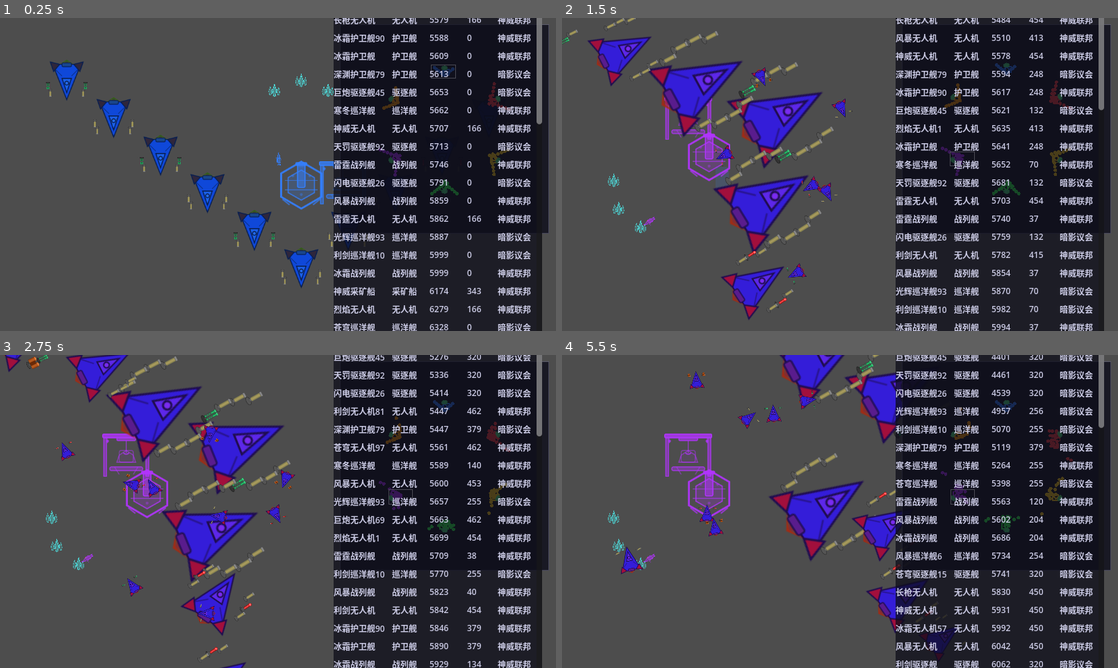
Above: before the commit, frames 1-4 (two rows, left to right).
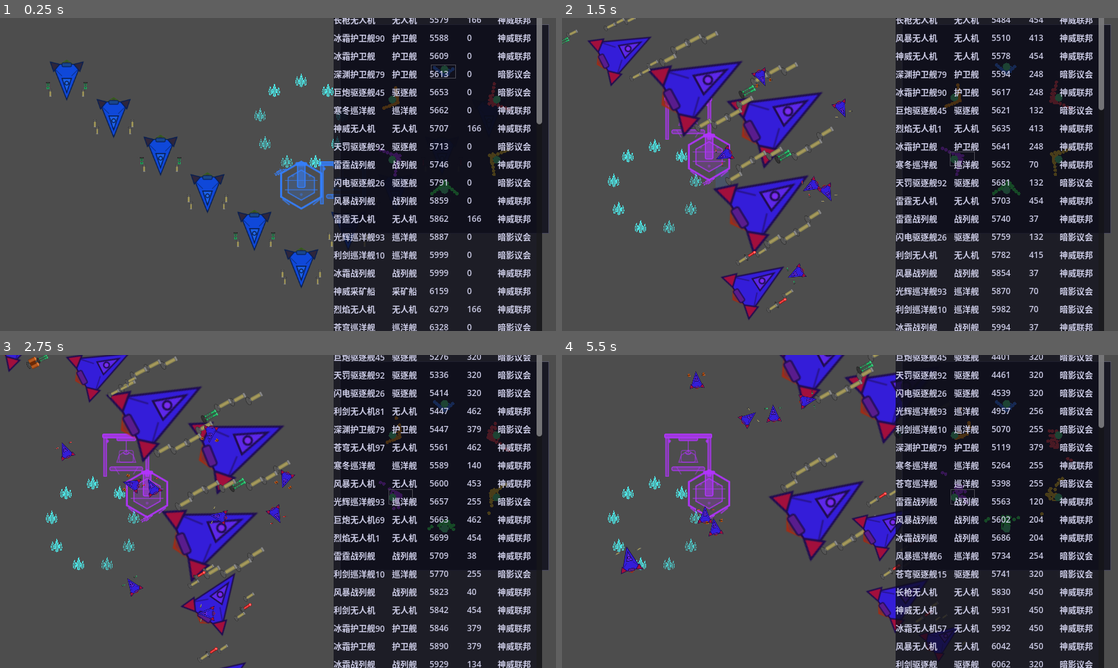
Above: after the commit, the same moments.

Repository: ZhanXuzhao/SpaceRTS
Game: Godot game, scene res://scenes/main.tscn
Same seed, same stepped clock (60 frames per second), same inputs: the game is played once before the commit and once after it.
Inputs (mouse positions are in pixels of both pictures, inside the frame that each line leads up to):
- Up to frame 1 (0.25 s): no input
- Up to frame 2 (1.5 s): tap Enter at 0.5 s; move the mouse to (962, 158) at 0.52 s; hold W 0.53-1.25 s; tap Z at 0.6 s; click (962, 158) at 0.67 s; drag from (728, 190) to (689, 121) at 1.27 s
- Up to frame 3 (2.75 s): move the mouse to (333, 442) at 2.02 s; hold W from 2.03 s (still down); tap C at 2.1 s
- Up to frame 4 (5.5 s): release W at 2.75 s; drag from (812, 574) to (689, 458) at 2.77 s; move the mouse to (1006, 558) at 3.52 s; hold A 3.53-4.25 s; tap B at 3.6 s; drag from (673, 464) to (612, 517) at 4.27 s; move the mouse to (867, 511) at 5.02 s; hold A from 5.03 s (still down); tap Q at 5.1 s; click (867, 511) at 5.17 s

The runs differ from the first frame. In frame 1, 0.5% of the frame differs, in the area x 45-90%, y 16-89%; in frame 2, 0.5%; in frame 3, 0.5%; in frame 4, 0.6%, in the area x 8-90%, y 15-69%.

Commit message:
矿船右键采矿+空闲自动采矿；造舰入队即扣矿；建筑销毁退还队列矿物；经济数值调整

Diff:
--- a/game_config.gd
+++ b/game_config.gd
@@ -122,10 +122,11 @@
 }
 
 # ===== 矿物 & 经济 =====
-const MINERAL_FIELD_AMOUNT := 5000        # 每片矿的总储量
+const MINERAL_FIELD_AMOUNT := 15000       # 每片矿的总储量
+const MINERAL_FIELD_COUNT := 15           # 每阵营初始矿物场数量
 const MINERAL_FIELD_RADIUS := 60.0        # 矿场视觉/碰撞半径
 const MINER_CARGO_CAPACITY := 100         # 采矿船单次采集量
-const MINER_MINE_RATE := 20.0             # 每秒采集速度
+const MINER_MINE_RATE := 10.0             # 每秒采集速度
 const MINER_DEPOSIT_RANGE := 150.0        # 回矿场卸货距离
 const MINER_SCAN_RANGE := 2000.0          # 采矿船搜索矿物半径
 const MINER_SPEED := 350.0                # 采矿船速度
@@ -153,7 +154,7 @@
 const SHIPYARD_COST_DESTROYER := 200
 const SHIPYARD_COST_CRUISER := 400
 const SHIPYARD_COST_BATTLESHIP := 800
-const SHIPYARD_COST_MINER := 30
+const SHIPYARD_COST_MINER := 100
 ## 船坞造舰时间（秒）
 const SHIPYARD_TIME_DRONE := 3.0
 const SHIPYARD_TIME_FRIGATE := 5.0
@@ -168,6 +169,9 @@
 const DEPLOY_DURATION := 10.0          # 部署时间（秒）
 const DEPLOY_RANGE := 1000.0            # 部署施法范围（px）
 
+# ===== 初始经济 =====
+const INITIAL_MINERALS := 9000.0          # 每阵营初始矿物数量
+
 # ===== 阵营配置 =====
 ## 二维数组：[[随机船, 护卫舰, 驱逐舰, 巡洋舰, 战列舰], ...]
 ## a.length = 阵营数量，a[0] = 玩家阵营，其余为AI阵营
--- a/scripts/building.gd
+++ b/scripts/building.gd
@@ -196,21 +196,18 @@
 			_finish_production()
 
 
-## 船坞：加入生产队列
+## 船坞：加入生产队列（立即扣除矿物）
 func enqueue_ship(ship_type, cost: int, build_time: float) -> bool:
 	if building_type != BuildingType.SHIPYARD:
 		return false
 
-	# 检查当前队列和总矿物
-	var total_cost = cost
-	for entry in _production_queue:
-		total_cost += entry.cost
-
+	# 立即扣除矿物
 	var main_node = get_parent()
-	if main_node and main_node.has_method("get_team_minerals"):
-		var available = main_node.get_team_minerals(team)
-		if available < total_cost:
+	if main_node and main_node.has_method("spend_team_minerals"):
+		if not main_node.spend_team_minerals(team, cost):
 			return false
+	else:
+		return false
 
 	_production_queue.append({
 		"type": ship_type,
@@ -230,12 +227,6 @@
 		return
 
 	var entry = _production_queue[0]
-	# 扣除矿物
-	var main_node = get_parent()
-	if main_node and main_node.has_method("spend_team_minerals"):
-		if not main_node.spend_team_minerals(team, entry.cost):
-			return
-
 	_is_producing = true
 	_production_timer = entry.time
 
@@ -280,6 +271,20 @@
 	return actual
 
 
+## 建筑被摧毁时退还队列中所有已扣除的矿物
+func _refund_queue() -> void:
+	if _production_queue.size() == 0:
+		return
+	var total = 0
+	for entry in _production_queue:
+		total += entry.cost
+	var main_node = get_parent()
+	if main_node and main_node.has_method("add_team_minerals"):
+		main_node.add_team_minerals(team, total)
+	_production_queue.clear()
+	_is_producing = false
+
+
 func take_damage(amount: float, source: Node = null) -> void:
 	# 护盾优先吸收伤害
 	if shield > 0.0:
@@ -294,4 +299,5 @@
 	queue_redraw()
 
 	if hull <= 0.0:
+		_refund_queue()
 		queue_free()
--- a/scripts/input_handler.gd
+++ b/scripts/input_handler.gd
@@ -311,6 +311,23 @@
 	for u in main.selected_units:
 		if not is_instance_valid(u) or u.hull <= 0 or u.team != main.player_team_name:
 			return
+
+	# 矿船右键矿物 → 指定采矿目标
+	var has_miner = false
+	for u in main.selected_units:
+		if u._is_miner:
+			has_miner = true
+			break
+	if has_miner:
+		for field in main.mineral_fields:
+			if not is_instance_valid(field):
+				continue
+			if field.global_position.distance_to(world_pos) < 60.0:
+				for u in main.selected_units:
+					if is_instance_valid(u) and u._is_miner:
+						u.mine_field(field)
+				return
+
 	var enemy = main._selection_system.find_enemy_at_world(
 		world_pos, main.units, main.buildings, main.player_team_name
 	)
--- a/scripts/main.gd
+++ b/scripts/main.gd
@@ -339,6 +339,11 @@
 	return true
 
 
+## 为某阵营增加矿物（用于退还等）
+func add_team_minerals(team_name: String, amount: float) -> void:
+	team_minerals[team_name] = team_minerals.get(team_name, 0.0) + amount
+
+
 func spawn_deploy_building(team_name: String, building_type: int, position: Vector2) -> void:
 	_spawn_system.spawn_deploy_building(team_name, building_type, position)
 
--- a/scripts/spawn_system.gd
+++ b/scripts/spawn_system.gd
@@ -78,7 +78,7 @@
 
 	# 初始化各阵营矿物储量
 	for tname in main.faction_team_names:
-		main.team_minerals[tname] = 3000.0
+		main.team_minerals[tname] = GameConfig.INITIAL_MINERALS
 
 	# 镜头对准玩家舰队
 	_camera_to_player_fleet()
@@ -167,7 +167,7 @@
 	if main.mineral_field_scene == null:
 		return
 
-	for j in range(3):
+	for j in range(GameConfig.MINERAL_FIELD_COUNT):
 		var offset_angle = (j - 1) * deg_to_rad(40)
 		var spread_dir = back_dir.rotated(offset_angle)
 		var field_pos = base_pos + back_dir * 700 + spread_dir * 200
--- a/scripts/unit.gd
+++ b/scripts/unit.gd
@@ -629,6 +629,23 @@
 # ===== 采矿系统 =====
 
 ## 将本船设置为采矿船模式
+## 右键指定矿船前往某矿物场采矿
+func mine_field(field) -> void:
+	if not _is_miner or not is_instance_valid(field):
+		return
+	_command_queue.clear()
+	_mining_target_field = field
+	_miner_state = MinerState.MOVING_TO_FIELD
+	_is_moving = true
+	_target_position = field.global_position
+	_is_attack_move = false
+	_is_area_attack = false
+	_explicit_attack_target = null
+	_is_orbit = false
+	_current_target = null
+	mark_dirty()
+
+
 func set_as_miner(home_mine) -> void:
 	_is_miner = true
 	_home_mine = home_mine
@@ -647,6 +664,9 @@
 
 	match _miner_state:
 		MinerState.IDLE:
+			# 正在执行玩家指令时等待，不自动采矿
+			if _is_moving or _command_queue.size() > 0:
+				return
 			# 寻找最近的矿场
 			_find_nearest_field()
 			if _mining_target_field != null:
